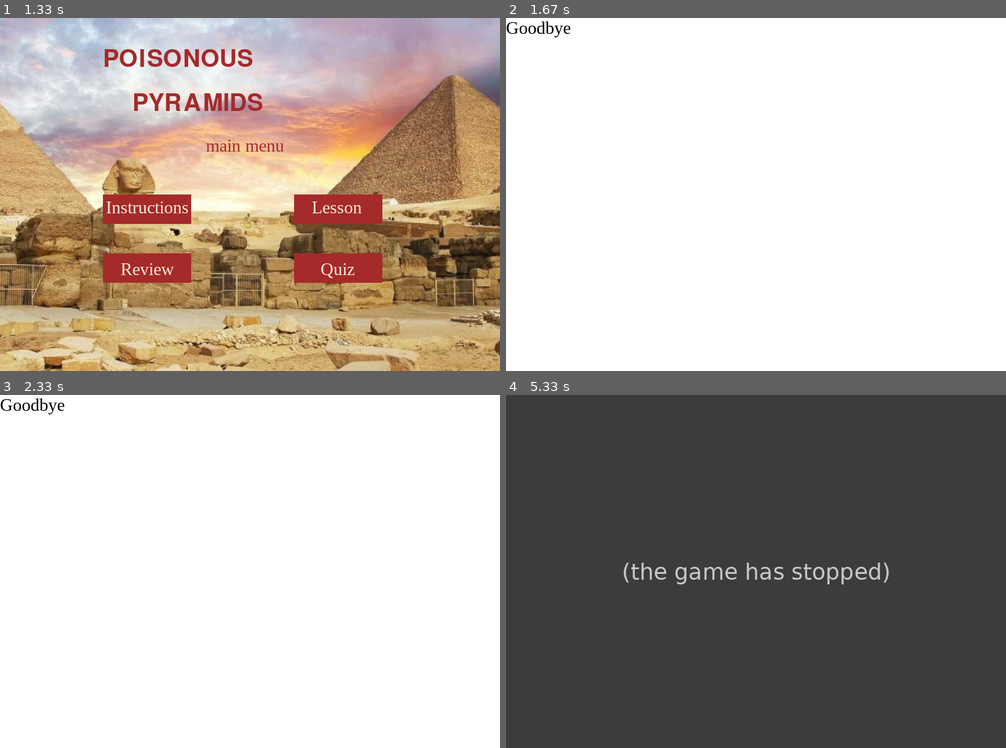
Above: before the commit, frames 1-4 (two rows, left to right).
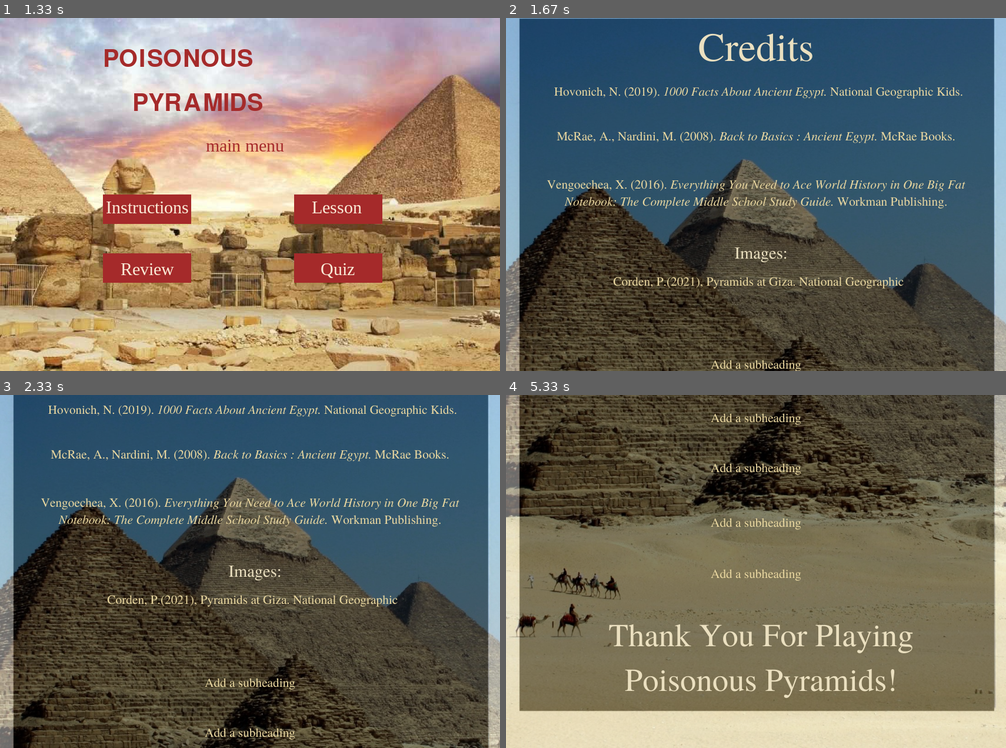
Above: after the commit, the same moments.

Repository: SimoneGhosh/Pygame
Game: pygame game, started from main program.py
Two runs of this game, one before a commit and one after it. Both use one fixed random seed, a clock stepped at 60 frames per second and the inputs below.
Inputs:
- Up to frame 1 (1.33 s): no input
- Up to frame 2 (1.67 s): hold Esc from 1.33 s (still down)
- Up to frame 3 (2.33 s): release Esc at 1.8 s
- Up to frame 4 (5.33 s): no input

Frame 1 is identical in both runs. In frame 2, 100% of the frame differs, in the area x 0-100%, y 0-100%; in frame 3, 100%; in frame 4, 89%.
Before the commit the program exited at 2.35 s; later frames show no game.

Commit message:
Add files via upload

Diff:
--- a/main program.py
+++ b/main program.py
@@ -29,6 +29,14 @@
 pygame.display.set_caption('Poisonous Pyramids')
 screen = pygame.display.get_surface()
 
+#Change the logo of our window
+pygame_icon = pygame.image.load("images/logo.png")
+pygame.display.set_icon(pygame_icon)
+
+#Clock
+clock = pygame.time.Clock()
+refresh_rate=30
+
 #Setting up the font and the size
 myfont_title = pygame.font.SysFont("Papyrus", 60)
 myfont_body = pygame.font.SysFont("times new roman", 30)
@@ -59,6 +67,7 @@
     while running:
         #The Event Loop #
         events=pygame.event.get()
+        clock.tick(60) #frame rate/second
 
         #Main menu/background image
         surface = pygame.image.load("images\pyramids.jpg")
@@ -72,6 +81,7 @@
         screen.blit(title, (175,50))
         screen.blit(title_end, (225,125))
         screen.blit(sub_title, (350,200))
+
         #Depending on which show is used, show a different screen and buttons
         if show == "main menu":
             #Button for instructions
@@ -134,11 +144,17 @@
                 show = "main menu"
 
             if(event.type == QUIT or (event.type==KEYDOWN and event.key==K_ESCAPE)):
-                screen.fill(THECOLORS["white"])
-                screen.blit(myfont_body.render("Goodbye", 1, (0,0,0)), (0,0))
-                pygame.display.update()
-                time.sleep(1)
-                running = False
+                x=0
+                y=0
+                credit_screen= pygame.image.load("images/roll_credits.png").convert_alpha()
+
+                #scroll
+                while y!=-600:
+                    y-=5
+                    screen.blit(credit_screen,(x, y))
+                    pygame.display.flip()	 #update screen
+                    clock.tick(refresh_rate)
+                running=False
 
         pygame.display.update()
 
